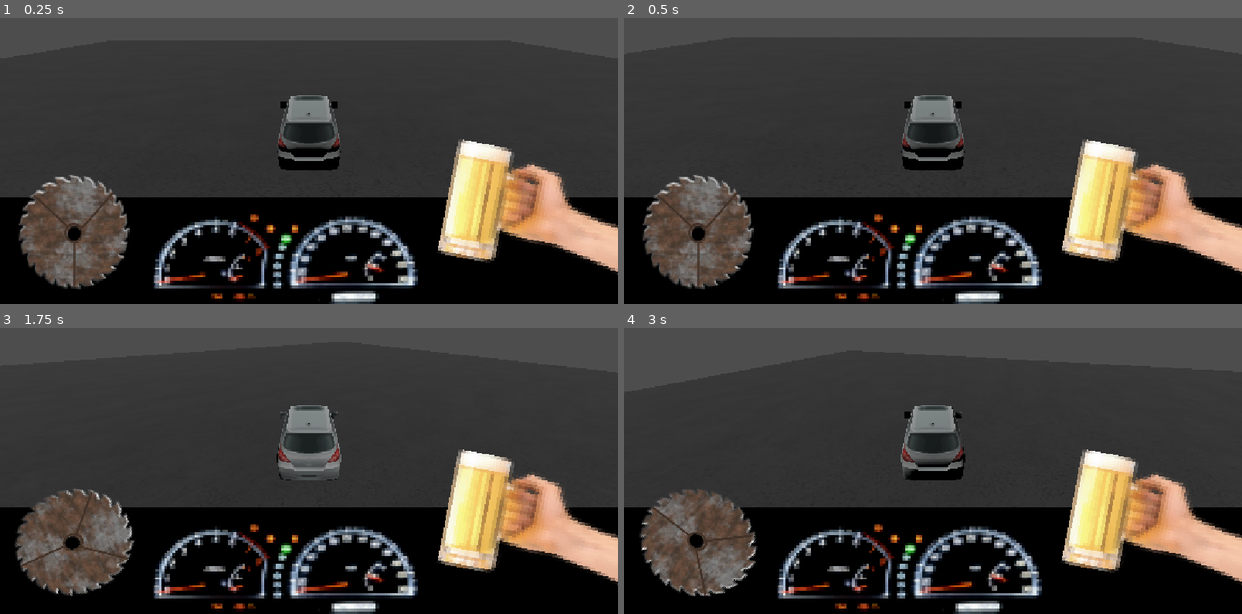
Above: before the commit, frames 1-4 (two rows, left to right).
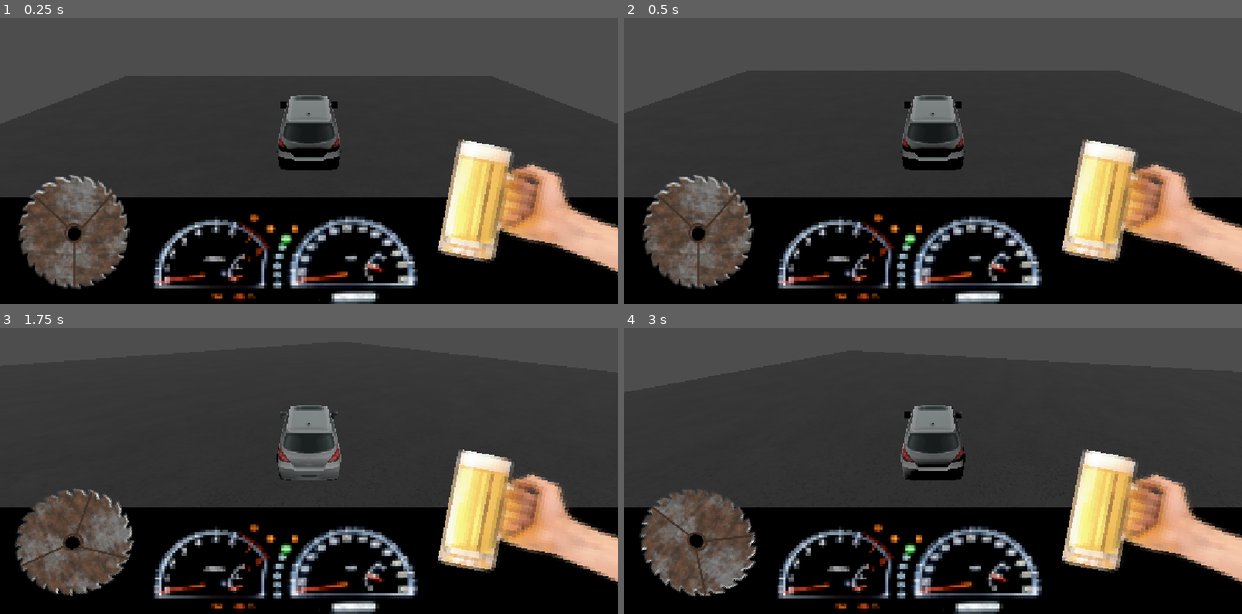
Above: after the commit, the same moments.

Repository: louwuu/Escape-from-Lenton
Game: Godot game, scene res://Scenes/main.tscn
The game is run twice, just before and just after one commit, with the same random seed, the same clock (stepped at 60 frames per second) and the same inputs.
Inputs:
- Up to frame 1 (0.25 s): no input
- Up to frame 2 (0.5 s): no input
- Up to frame 3 (1.75 s): tap Enter (ui_accept) at 0.5, 0.77, 1.52 s; hold Right (ui_right) 0.53-1.28 s; hold Down (ui_down) from 1.28 s (still down)
- Up to frame 4 (3 s): tap Enter (ui_accept) at 2 s; release Down (ui_down) at 2.03 s; hold Right (ui_right) 2.03-2.78 s; hold Up (ui_up) from 2.78 s (still down)

The runs differ from the first frame. In frame 1, less than 0.1% of the frame differs, in the area x 0-98%, y 19-38%; in frame 2, less than 0.1%; in frame 3, less than 0.1%; in frame 4, less than 0.1%.

Commit message:
added cocaine

Diff:
--- a/escape-from-lenton/Scenes/main.tscn
+++ b/escape-from-lenton/Scenes/main.tscn
@@ -2,6 +2,7 @@
 
 [ext_resource type="PackedScene" uid="uid://d15gilcq6rxk7" path="res://Scenes/Player.tscn" id="1_bo1nx"]
 [ext_resource type="Texture2D" uid="uid://dyum51lf4qwol" path="res://Assets/concrete.jpg" id="1_jjgbg"]
+[ext_resource type="PackedScene" uid="uid://bvn1omh883ivk" path="res://Assets/City/city/scene.gltf" id="3_8gbba"]
 
 [sub_resource type="BoxShape3D" id="BoxShape3D_i2p60"]
 size = Vector3(1, 0.01, 1)
@@ -16,6 +17,7 @@
 [node name="Main" type="Node" unique_id=1317840756]
 
 [node name="Player" parent="." unique_id=1710762534 instance=ExtResource("1_bo1nx")]
+transform = Transform3D(1, 0, 0, 0, 1, 0, 0, 0, 1, 0, 5.544752, 0)
 
 [node name="Ground" type="StaticBody3D" parent="." unique_id=403378026]
 transform = Transform3D(1, 0, 0, 0, 1, 0, 0, 0, 1, 0, -1, 0)
@@ -32,3 +34,6 @@
 
 [node name="DirectionalLight3D" type="DirectionalLight3D" parent="." unique_id=1009889697]
 transform = Transform3D(1, 0, 0, 0, -0.324402, 0.94591933, 0, -0.94591933, -0.324402, 0, 10.639989, -33.98126)
+
+[node name="Sketchfab_Scene" parent="." unique_id=1270288100 instance=ExtResource("3_8gbba")]
+transform = Transform3D(1, 0, 0, 0, 1, 0, 0, 0, 1, 21.457241, 1.945198, 15.591738)
Not shown, added: escape-from-lenton/Assets/City/panel_apartment_placeholder/license.txt
Binary file added: escape-from-lenton/Assets/City/panel_apartment_placeholder/scene.bin
Not shown, added: escape-from-lenton/Assets/City/panel_apartment_placeholder/scene.gltf
Binary file added: escape-from-lenton/Assets/City/panel_apartment_placeholder/textures/Material_baseColor.png
Binary file added: escape-from-lenton/Assets/City/panel_apartment_placeholder_butobj/Material.png
Not shown, added: escape-from-lenton/Assets/City/panel_apartment_placeholder_butobj/scene.mtl
Not shown, added: escape-from-lenton/Assets/City/panel_apartment_placeholder_butobj/scene.obj
Binary file added: escape-from-lenton/Assets/coke.png
Not shown, added: escape-from-lenton/Assets/coke.png.import
